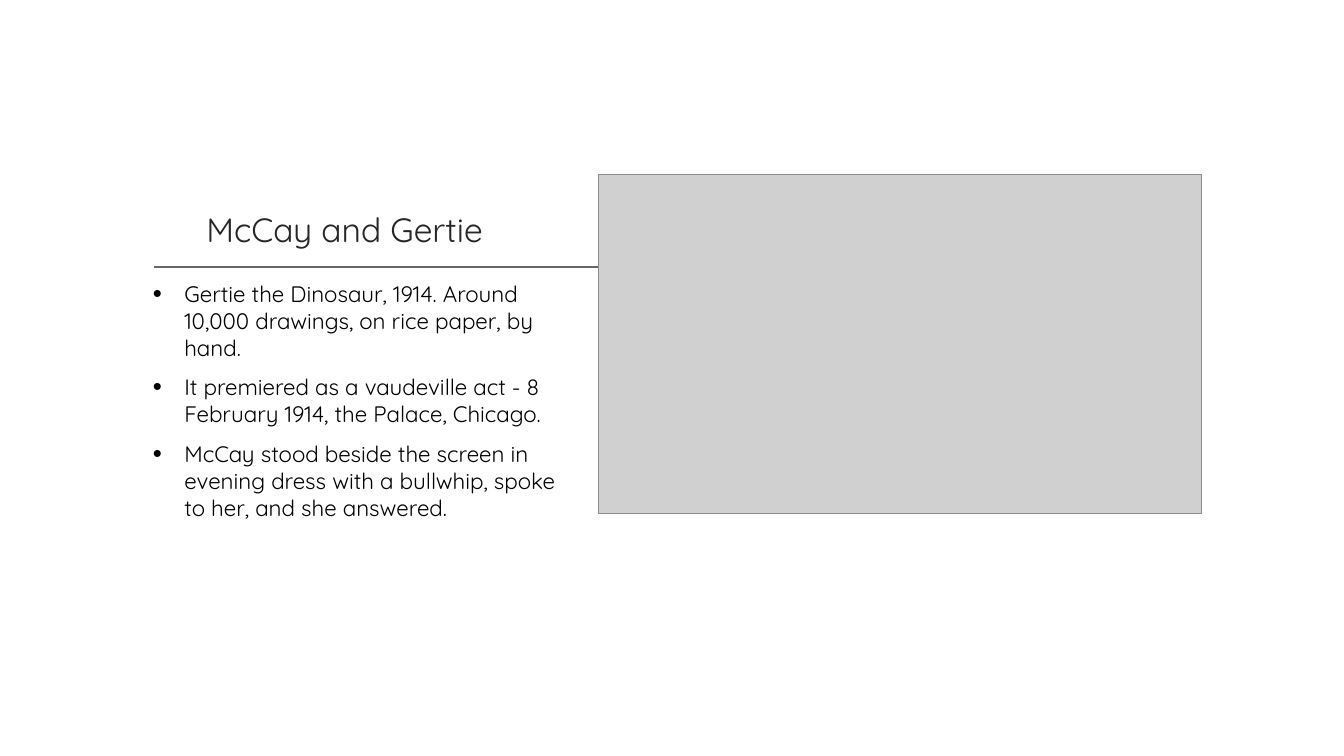
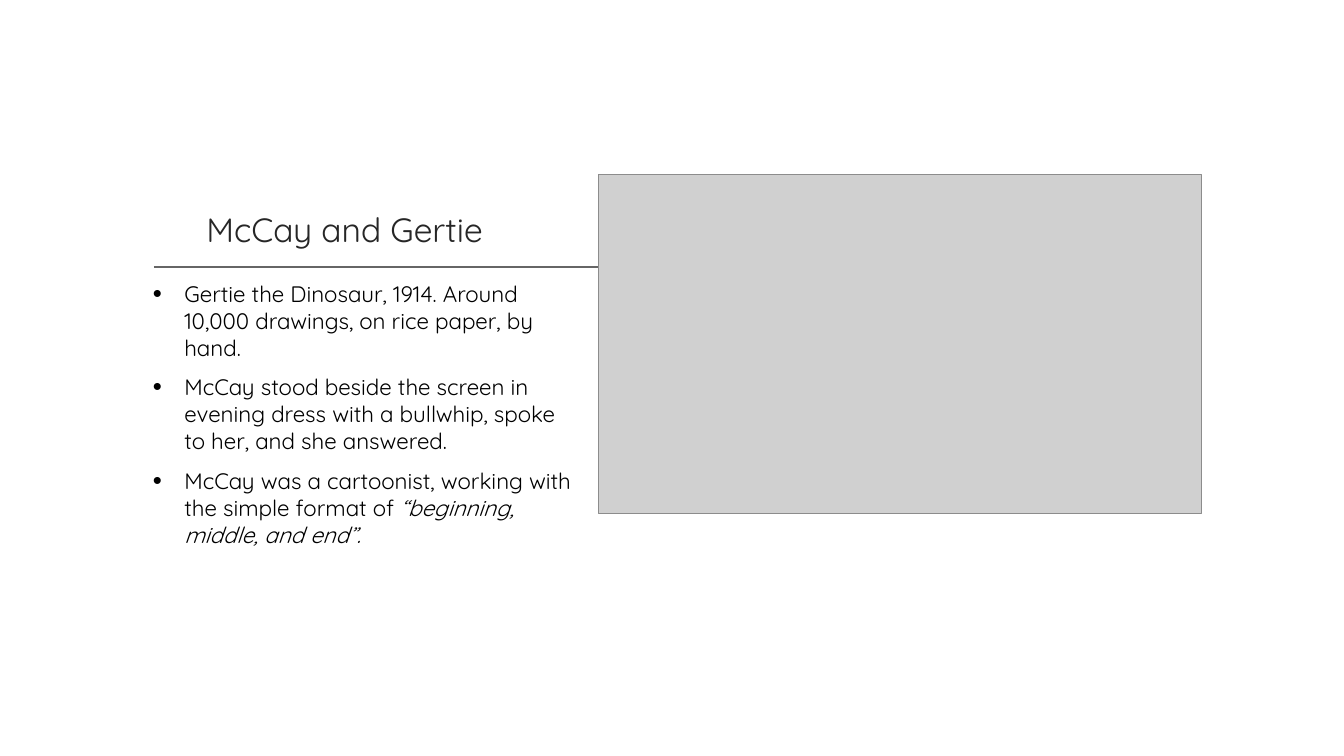
Before and after one commit to dcoes/Classes, a slide deck: slide 4 of Storyboarding/NewLectures/02_AspectRatios_REVISED.pptx. Drawn at 1344x756 pixels with LibreOffice and Linux fonts; fonts in the diff are those of the drawing; grey boxes stand for pictures; background and template pictures are left out. Boxes give left, top, right and bottom in pixels: in the first picture for what was removed or moved away, otherwise in the second. Text is boxed around its words. In the diff, an @@ line names an element or a change of style, - is before the commit and + after.

```diff
--- a/Storyboarding/NewLectures/02_AspectRatios_REVISED.pptx
+++ b/Storyboarding/NewLectures/02_AspectRatios_REVISED.pptx
@@ text at [184, 378, 541, 427]: paragraph removed @@
-• It premiered as a vaudeville act - 8 February 1914, the Palace, Chicago.
@@ text at [184, 472, 571, 546]: paragraph added @@
+• McCay was a cartoonist, working with the simple format of “beginning, middle, and end”.
```
Also in this commit, not shown: 12 other slides changed.
